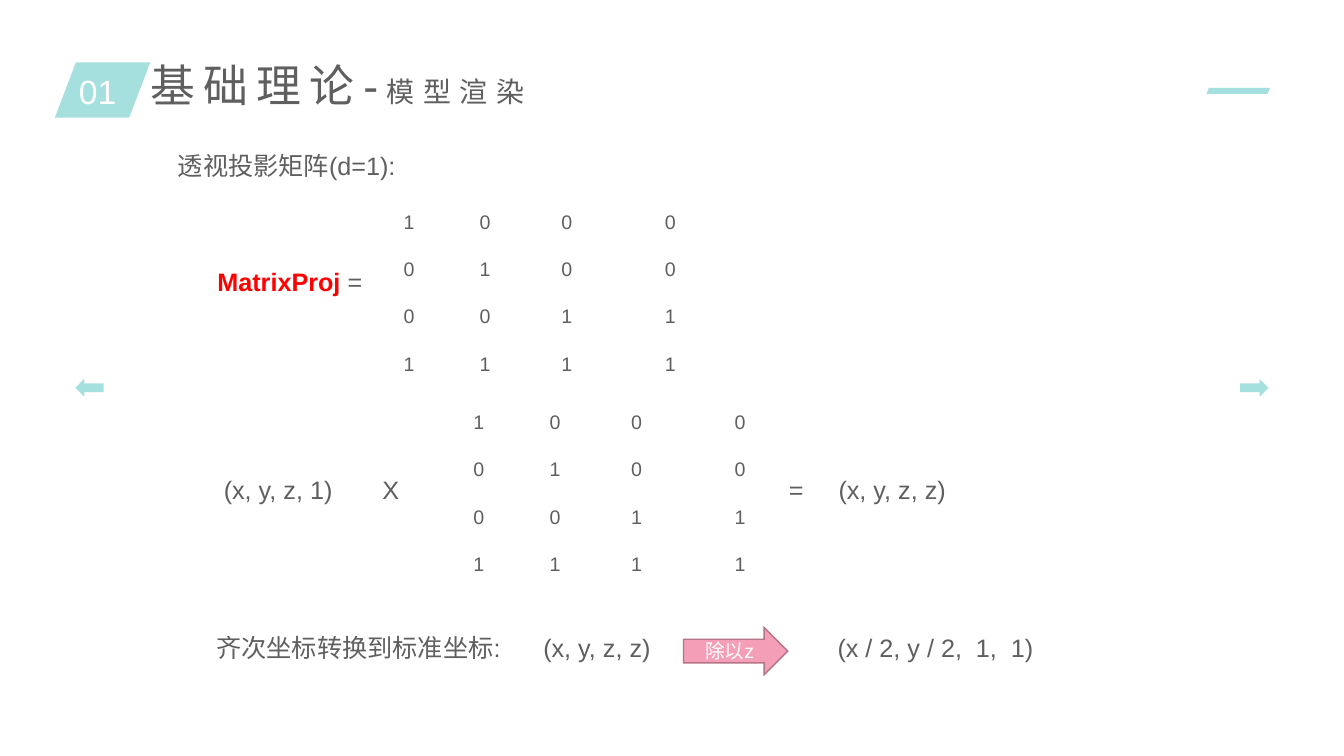
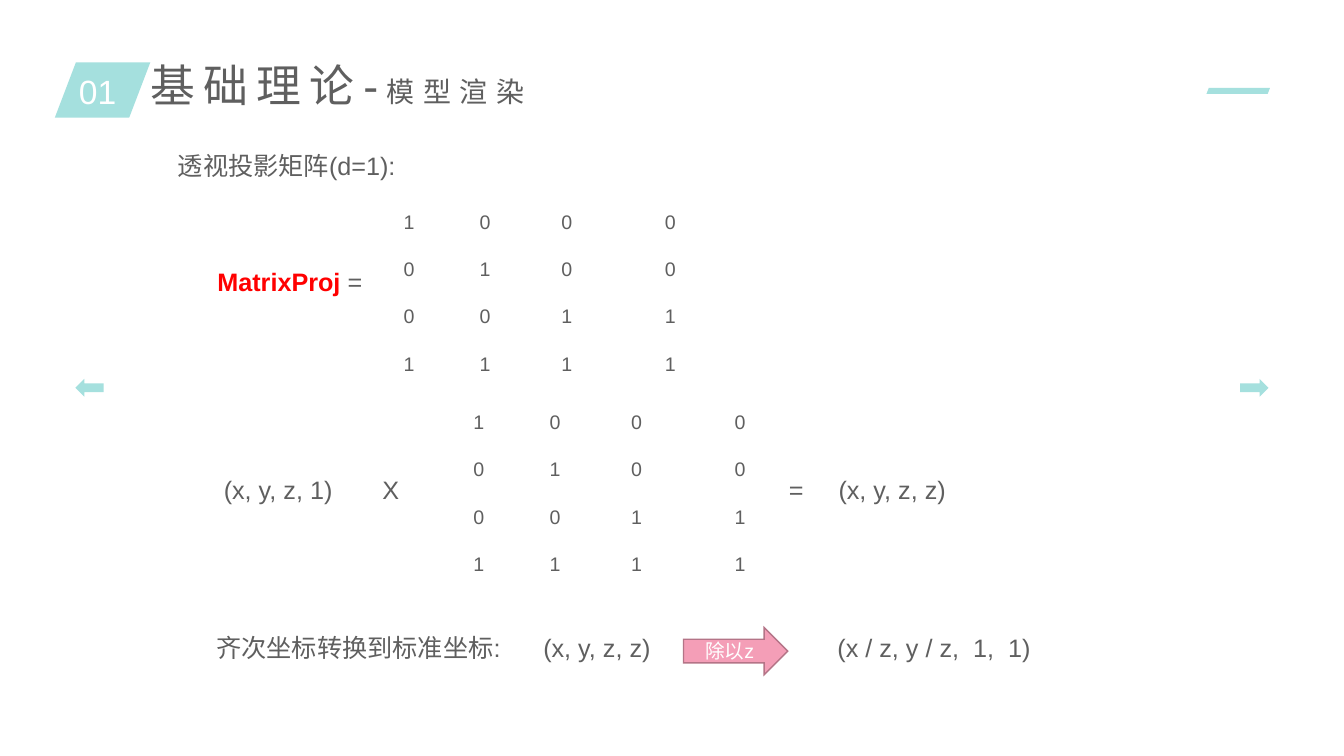
Before and after one commit to lijun4727/3d-study, a slide deck: slide 19 of 3d游戏引擎.pptx. Drawn at 1344x756 pixels with LibreOffice and Linux fonts; fonts in the diff are those of the drawing. Boxes give left, top, right and bottom in pixels: in the first picture for what was removed or moved away, otherwise in the second. Text is boxed around its words. In the diff, an @@ line names an element or a change of style, - is before the commit and + after.

```diff
--- a/3d游戏引擎.pptx
+++ b/3d游戏引擎.pptx
@@ text at <box>837,638,1030,662</box>: text changed @@
-(x / 2, y / 2, 1, 1)
+(x / z, y / z, 1, 1)
```
Also in this commit, not shown: 5 other slides changed, 1 slide removed.
